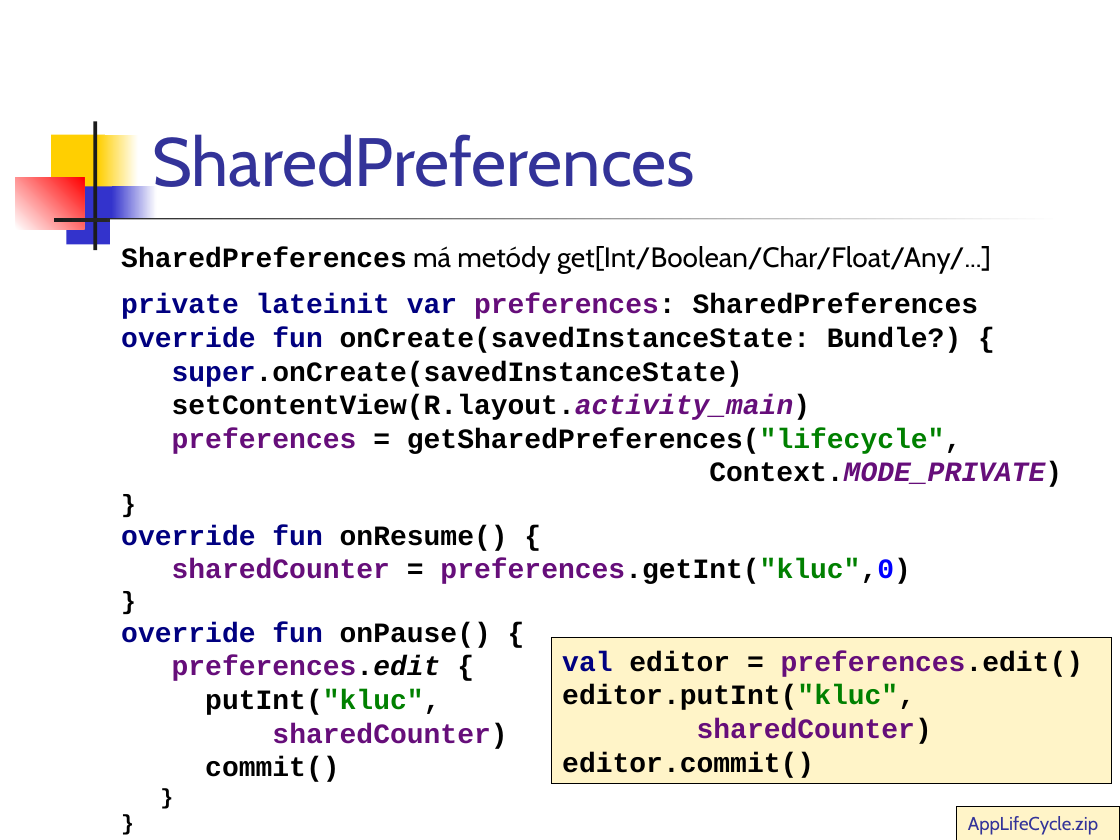
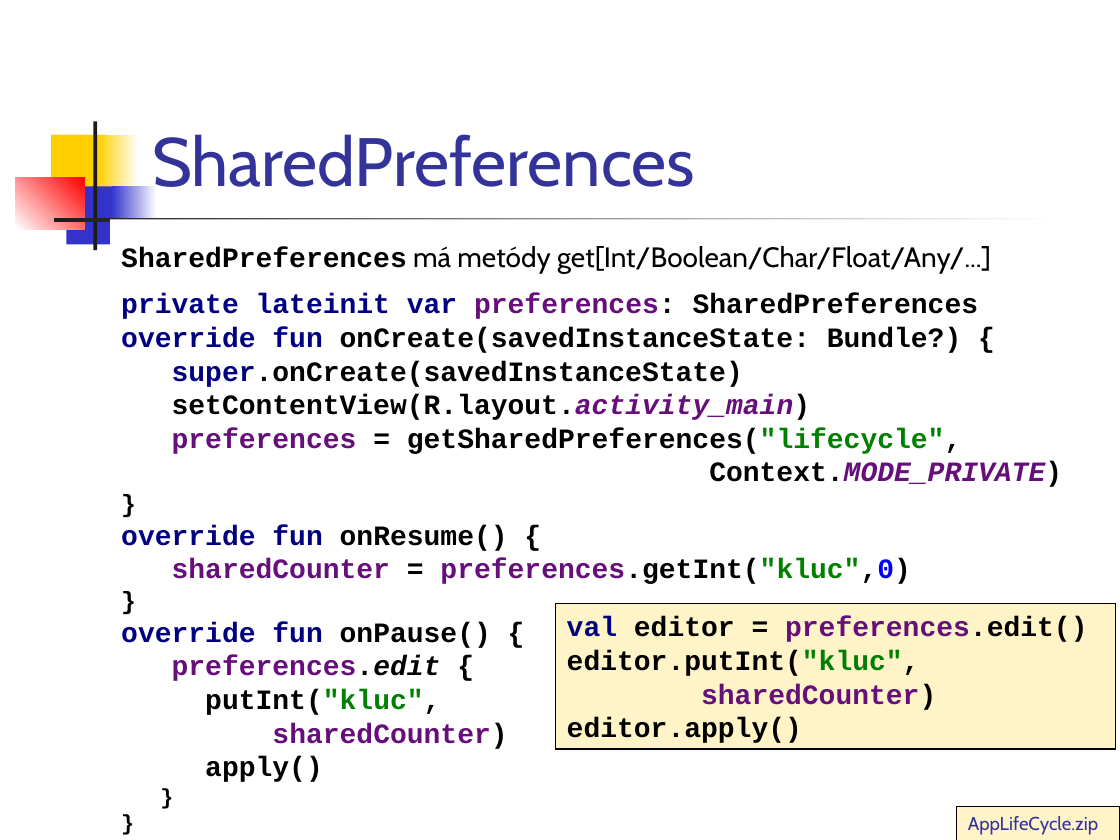
Before and after one commit to vmandro/Prednasky, a slide deck: slide 23 of 03/03_Android.ppt (slide 20 before the commit). Drawn at 1120x840 pixels with LibreOffice and Linux fonts; fonts in the diff are those of the drawing. Boxes give left, top, right and bottom in pixels: in the first picture for what was removed or moved away, otherwise in the second. Text is boxed around its words. In the diff, an @@ line names an element or a change of style, - is before the commit and + after.

```diff
--- a/03/03_Android.ppt
+++ b/03/03_Android.ppt
@@ rectangle "val editor = preferences.edit() editor.putInt("kluc",": place and size @@
-rectangle "val editor = preferences.edit() editor.putInt("kluc"," at bbox=[551, 637, 1111, 783]
+rectangle "val editor = preferences.edit() editor.putInt("kluc"," at bbox=[556, 604, 1116, 749]
@@ text in rectangle at bbox=[567, 684, 936, 743]: text changed @@
-sharedCounter)
-editor.commit()
+sharedCounter)
+editor.apply()
@@ text at bbox=[205, 723, 507, 782]: text changed @@
-sharedCounter)
-commit()
-}
-}
+sharedCounter)
+apply()
+}
+}
```
Also in this commit, not shown: 15 other slides changed, 4 slides added, 1 other file.
